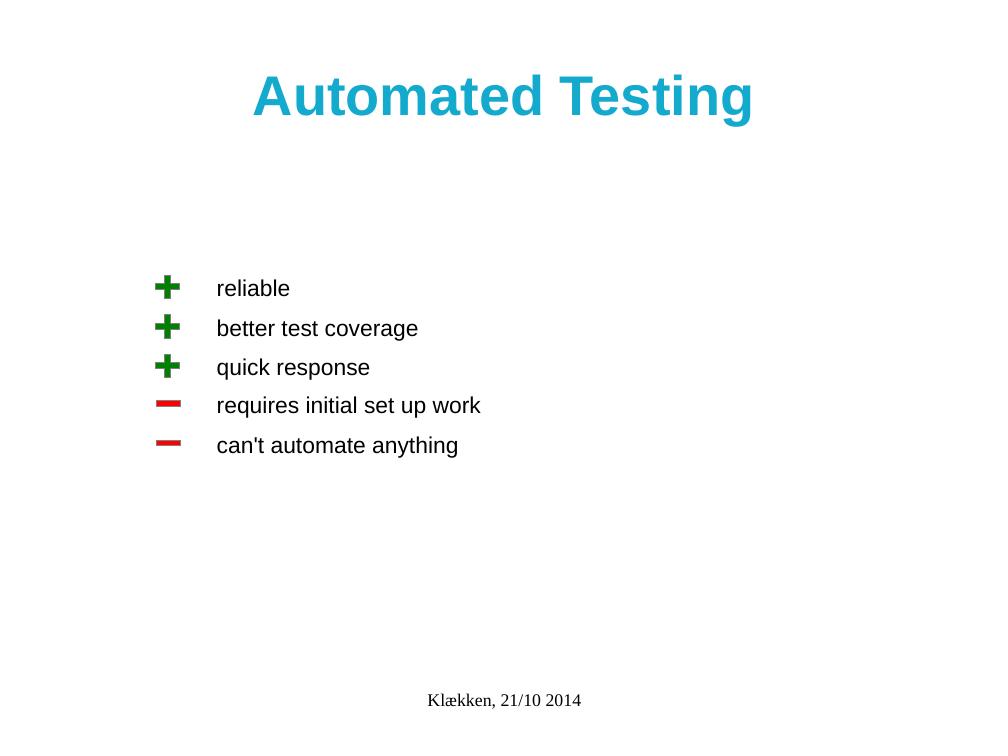
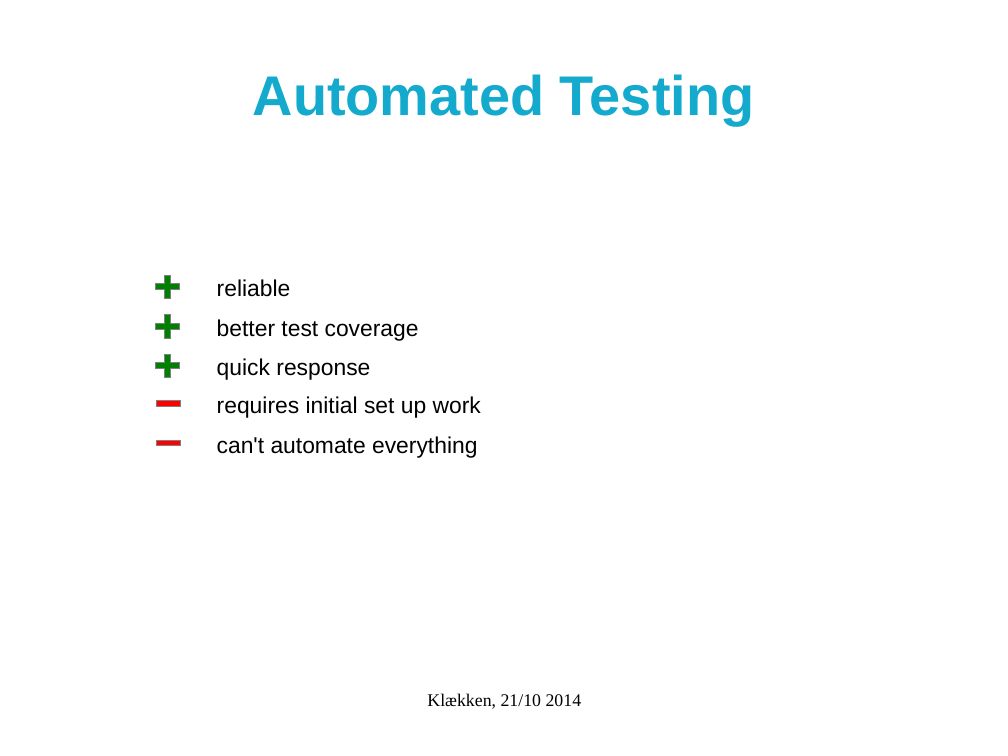
Before and after one commit to metno/mgp, a slide deck: slide 5 of klekken_2014/sw-testing/sw-testing.odp (slide 3 before the commit). Drawn at 1008x756 pixels with LibreOffice and Linux fonts; fonts in the diff are those of the drawing; background and template pictures are left out. Boxes give left, top, right and bottom in pixels: in the first picture for what was removed or moved away, otherwise in the second. Text is boxed around its words. In the diff, an @@ line names an element or a change of style, - is before the commit and + after.

```diff
--- a/klekken_2014/sw-testing/sw-testing.odp
+++ b/klekken_2014/sw-testing/sw-testing.odp
@@ text at bbox=[217, 436, 477, 458]: text changed @@
-can't automate anything
+can't automate everything
```
Also in this commit, not shown: 2 other slides changed, 3 slides added, 2 slides removed, 1 other file.
